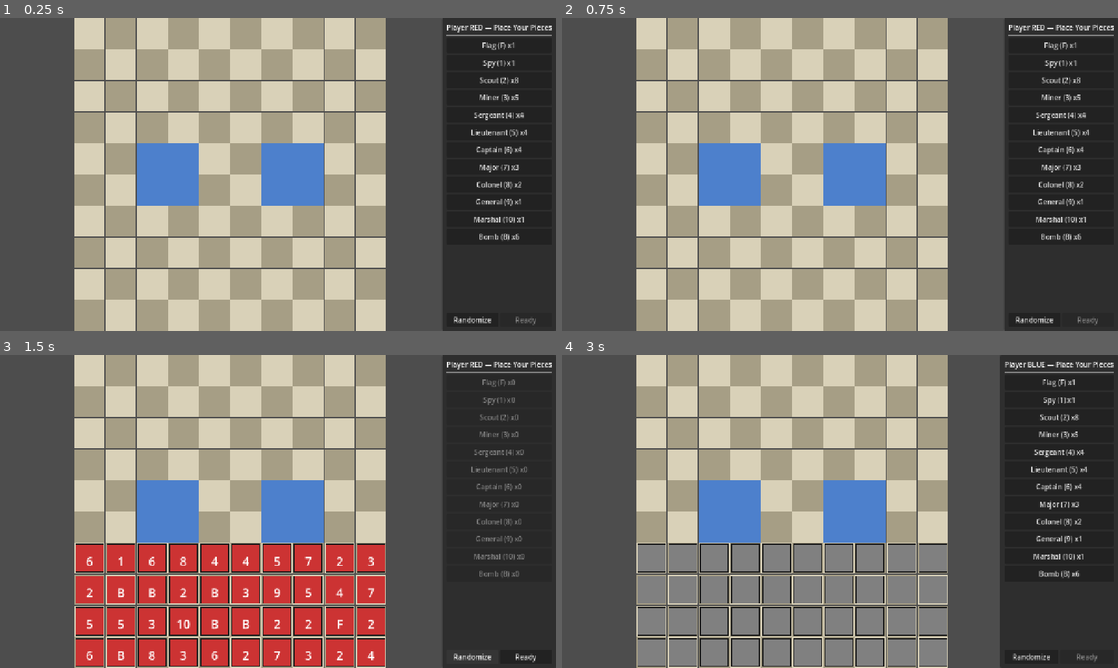
Above: before the commit, frames 1-4 (two rows, left to right).
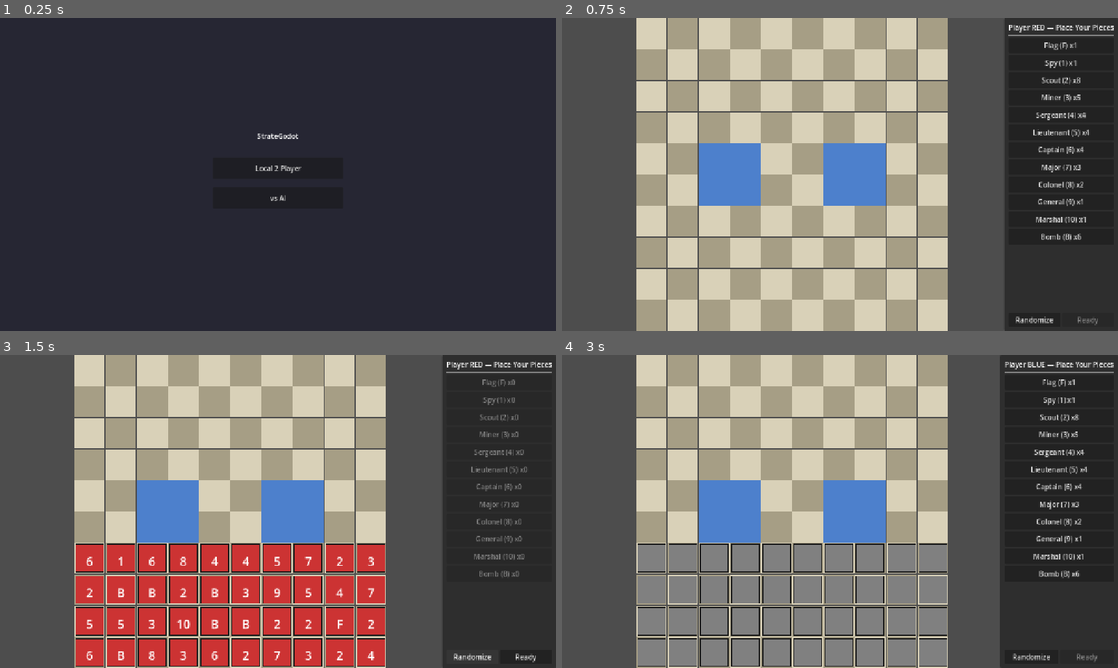
Above: after the commit, the same moments.

Repository: nathansitkoff/StrateGodot
Game: Godot game, scene res://scenes/Main.tscn
Same seed, same stepped clock (60 frames per second), same inputs: the game is played once before the commit and once after it.
Inputs (mouse positions are in pixels of both pictures, inside the frame that each line leads up to):
- Up to frame 1 (0.25 s): no input
- Up to frame 2 (0.75 s): click (840, 168) at 0.5 s, where only the run after the commit has a clickable "Local 2 Player"
- Up to frame 3 (1.5 s): click "Randomize" at 1.25 s
- Up to frame 4 (3 s): click "Ready" at 2 s; tap Enter at 2.75 s; move the mouse to (789, 511) at 2.77 s; click (789, 511) at 2.92 s

The runs differ from the first frame. In frame 1, 81% of the frame differs, in the area x 0-100%, y 0-100%; in frame 2, nothing differs; in frame 3, nothing differs; in frame 4, less than 0.1%.

Commit message:
Add Phase 4: main menu, AI opponent, and UX improvements
- Main menu with Local 2P and vs AI mode selection
- AI with template-based setup and heuristic move priorities
- Board always shows Red's perspective in AI mode
- Orange border highlights last enemy move
- Yellow dot on own pieces revealed to opponent

Co-Authored-By: Claude Opus 4.6 (1M context) <noreply@anthropic.com>

Diff:
--- a/scenes/Main.tscn
+++ b/scenes/Main.tscn
@@ -6,6 +6,7 @@
 [ext_resource type="PackedScene" path="res://scenes/TurnSwitch.tscn" id="4"]
 [ext_resource type="PackedScene" path="res://scenes/CombatPopup.tscn" id="5"]
 [ext_resource type="PackedScene" path="res://scenes/GameOver.tscn" id="6"]
+[ext_resource type="PackedScene" path="res://scenes/MainMenu.tscn" id="7"]
 
 [node name="Main" type="Control"]
 layout_mode = 3
@@ -39,3 +40,7 @@
 unique_name_in_owner = true
 layout_mode = 1
 visible = false
+
+[node name="MainMenu" parent="." instance=ExtResource("7")]
+unique_name_in_owner = true
+layout_mode = 1
--- /dev/null
+++ b/scenes/MainMenu.tscn
@@ -0,0 +1,50 @@
+[gd_scene format=3 uid="uid://menu001"]
+
+[ext_resource type="Script" path="res://scripts/ui/main_menu.gd" id="1"]
+
+[node name="MainMenu" type="ColorRect"]
+layout_mode = 3
+anchors_preset = 15
+anchor_right = 1.0
+anchor_bottom = 1.0
+grow_horizontal = 2
+grow_vertical = 2
+color = Color(0.15, 0.15, 0.2, 1)
+script = ExtResource("1")
+
+[node name="VBox" type="VBoxContainer" parent="."]
+layout_mode = 1
+anchors_preset = 8
+anchor_left = 0.5
+anchor_top = 0.5
+anchor_right = 0.5
+anchor_bottom = 0.5
+offset_left = -150
+offset_top = -100
+offset_right = 150
+offset_bottom = 100
+
+[node name="Title" type="Label" parent="VBox"]
+layout_mode = 2
+text = "StrateGodot"
+horizontal_alignment = 1
+
+[node name="Spacer" type="Control" parent="VBox"]
+layout_mode = 2
+custom_minimum_size = Vector2(0, 30)
+
+[node name="LocalButton" type="Button" parent="VBox"]
+unique_name_in_owner = true
+layout_mode = 2
+custom_minimum_size = Vector2(0, 50)
+text = "Local 2 Player"
+
+[node name="Spacer2" type="Control" parent="VBox"]
+layout_mode = 2
+custom_minimum_size = Vector2(0, 10)
+
+[node name="AIButton" type="Button" parent="VBox"]
+unique_name_in_owner = true
+layout_mode = 2
+custom_minimum_size = Vector2(0, 50)
+text = "vs AI"
--- /dev/null
+++ b/scripts/ai/ai_player.gd
@@ -0,0 +1,337 @@
+class_name AIPlayer
+extends RefCounted
+
+var team: PieceData.Team = PieceData.Team.BLUE
+var _rng: RandomNumberGenerator = RandomNumberGenerator.new()
+
+
+func _init() -> void:
+	_rng.randomize()
+
+
+func generate_setup(board_state: BoardState) -> void:
+	var valid_rows: Array[int] = board_state.get_setup_rows(team)
+	var back_row: int = valid_rows[0]
+	var second_row: int = valid_rows[1]
+	var front_rows: Array[int] = [valid_rows[2], valid_rows[3]]
+
+	# Collect all cells by row category
+	var back_cells: Array[Vector2i] = []
+	var second_cells: Array[Vector2i] = []
+	var front_cells: Array[Vector2i] = []
+	for col: int in range(BoardState.BOARD_SIZE):
+		var pos_back: Vector2i = Vector2i(col, back_row)
+		var pos_second: Vector2i = Vector2i(col, second_row)
+		if board_state.is_valid_cell(pos_back):
+			back_cells.append(pos_back)
+		if board_state.is_valid_cell(pos_second):
+			second_cells.append(pos_second)
+		for row: int in front_rows:
+			var pos_front: Vector2i = Vector2i(col, row)
+			if board_state.is_valid_cell(pos_front):
+				front_cells.append(pos_front)
+
+	back_cells.shuffle()
+	second_cells.shuffle()
+	front_cells.shuffle()
+
+	# Place flag in back row
+	var flag_pos: Vector2i = back_cells.pop_back()
+	board_state.add_piece(PieceData.Rank.FLAG, team, flag_pos)
+
+	# Place bombs around the flag (adjacent cells in back row + second row)
+	var bomb_count: int = 0
+	var bomb_positions: Array[Vector2i] = []
+	for pos: Vector2i in back_cells.duplicate():
+		if bomb_count >= 4 and abs(pos.x - flag_pos.x) > 1:
+			continue
+		if abs(pos.x - flag_pos.x) <= 1 and bomb_count < 6:
+			bomb_positions.append(pos)
+			back_cells.erase(pos)
+			bomb_count += 1
+	# Place remaining bombs in second row near flag
+	for pos: Vector2i in second_cells.duplicate():
+		if bomb_count >= 6:
+			break
+		if abs(pos.x - flag_pos.x) <= 1:
+			bomb_positions.append(pos)
+			second_cells.erase(pos)
+			bomb_count += 1
+	# Fill remaining bombs anywhere in back/second
+	var overflow_cells: Array[Vector2i] = back_cells.duplicate()
+	overflow_cells.append_array(second_cells.duplicate())
+	overflow_cells.shuffle()
+	for pos: Vector2i in overflow_cells:
+		if bomb_count >= 6:
+			break
+		if pos not in bomb_positions:
+			bomb_positions.append(pos)
+			if pos in back_cells:
+				back_cells.erase(pos)
+			elif pos in second_cells:
+				second_cells.erase(pos)
+			bomb_count += 1
+
+	for pos: Vector2i in bomb_positions:
+		board_state.add_piece(PieceData.Rank.BOMB, team, pos)
+
+	# Remaining cells pool: back + second + front
+	var remaining_cells: Array[Vector2i] = []
+	remaining_cells.append_array(back_cells)
+	remaining_cells.append_array(second_cells)
+	remaining_cells.append_array(front_cells)
+	remaining_cells.shuffle()
+
+	# Place high-value pieces in back two rows
+	var high_ranks: Array[int] = [PieceData.Rank.MARSHAL, PieceData.Rank.GENERAL]
+	var back_and_second: Array[Vector2i] = []
+	var other_cells: Array[Vector2i] = []
+	for pos: Vector2i in remaining_cells:
+		if pos.y == back_row or pos.y == second_row:
+			back_and_second.append(pos)
+		else:
+			other_cells.append(pos)
+
+	var cell_idx: int = 0
+	for rank: int in high_ranks:
+		if cell_idx < back_and_second.size():
+			board_state.add_piece(rank, team, back_and_second[cell_idx])
+			cell_idx += 1
+
+	# Scouts biased toward front rows
+	var scout_cells: Array[Vector2i] = []
+	scout_cells.append_array(other_cells)
+	for i: int in range(cell_idx, back_and_second.size()):
+		scout_cells.append(back_and_second[i])
+	scout_cells.shuffle()
+	# Move front cells to the beginning for scouts
+	var front_first: Array[Vector2i] = []
+	var back_rest: Array[Vector2i] = []
+	for pos: Vector2i in scout_cells:
+		if pos.y in front_rows:
+			front_first.append(pos)
+		else:
+			back_rest.append(pos)
+	var ordered_cells: Array[Vector2i] = []
+	ordered_cells.append_array(front_first)
+	ordered_cells.append_array(back_rest)
+
+	# Place scouts first (8 of them, preferring front)
+	var placed: int = 0
+	var scout_count: int = PieceData.get_count(PieceData.Rank.SCOUT)
+	var used_positions: Array[Vector2i] = []
+	for pos: Vector2i in ordered_cells:
+		if placed >= scout_count:
+			break
+		board_state.add_piece(PieceData.Rank.SCOUT, team, pos)
+		used_positions.append(pos)
+		placed += 1
+
+	# Remaining pieces in remaining cells
+	var final_cells: Array[Vector2i] = []
+	for pos: Vector2i in ordered_cells:
+		if pos not in used_positions:
+			final_cells.append(pos)
+	final_cells.shuffle()
+
+	var remaining_ranks: Array[int] = [
+		PieceData.Rank.SPY,
+		PieceData.Rank.MINER, PieceData.Rank.MINER, PieceData.Rank.MINER, PieceData.Rank.MINER, PieceData.Rank.MINER,
+		PieceData.Rank.SERGEANT, PieceData.Rank.SERGEANT, PieceData.Rank.SERGEANT, PieceData.Rank.SERGEANT,
+		PieceData.Rank.LIEUTENANT, PieceData.Rank.LIEUTENANT, PieceData.Rank.LIEUTENANT, PieceData.Rank.LIEUTENANT,
+		PieceData.Rank.CAPTAIN, PieceData.Rank.CAPTAIN, PieceData.Rank.CAPTAIN, PieceData.Rank.CAPTAIN,
+		PieceData.Rank.MAJOR, PieceData.Rank.MAJOR, PieceData.Rank.MAJOR,
+		PieceData.Rank.COLONEL, PieceData.Rank.COLONEL,
+	]
+
+	for i: int in range(min(remaining_ranks.size(), final_cells.size())):
+		board_state.add_piece(remaining_ranks[i], team, final_cells[i])
+
+
+func choose_move(board_state: BoardState) -> Dictionary:
+	# Returns { "from": Vector2i, "to": Vector2i }
+	var my_pieces: Array[int] = board_state.get_team_pieces(team)
+	var enemy_team: PieceData.Team = PieceData.Team.RED if team == PieceData.Team.BLUE else PieceData.Team.BLUE
+
+	# 1. Capture known flag
+	var flag_move: Dictionary = _find_flag_capture(board_state, my_pieces)
+	if flag_move.size() > 0:
+		return flag_move
+
+	# 2. Win obvious attacks against revealed enemies
+	var winning_attack: Dictionary = _find_winning_attack(board_state, my_pieces)
+	if winning_attack.size() > 0:
+		return winning_attack
+
+	# 3. Retreat revealed pieces from danger
+	var retreat: Dictionary = _find_retreat(board_state, my_pieces, enemy_team)
+	if retreat.size() > 0:
+		return retreat
+
+	# 4. Probe with scouts
+	var probe: Dictionary = _find_scout_probe(board_state, my_pieces, enemy_team)
+	if probe.size() > 0:
+		return probe
+
+	# 5. Advance forward
+	var advance: Dictionary = _find_advance(board_state, my_pieces)
+	if advance.size() > 0:
+		return advance
+
+	# 6. Random fallback
+	return _find_random_move(board_state, my_pieces)
+
+
+func _find_flag_capture(board_state: BoardState, my_pieces: Array[int]) -> Dictionary:
+	for piece_id: int in my_pieces:
+		var piece: Dictionary = board_state.pieces[piece_id]
+		if not PieceData.can_move(piece["rank"]):
+			continue
+		var moves: Array[Vector2i] = board_state.get_valid_moves(piece_id)
+		for target_pos: Vector2i in moves:
+			var target_id: int = board_state.get_piece_at(target_pos)
+			if target_id != -1:
+				var target: Dictionary = board_state.pieces[target_id]
+				if target["revealed"] and target["rank"] == PieceData.Rank.FLAG:
+					return { "from": piece["pos"], "to": target_pos }
+	return {}
+
+
+func _find_winning_attack(board_state: BoardState, my_pieces: Array[int]) -> Dictionary:
+	var best_move: Dictionary = {}
+	var best_value: int = -1
+
+	for piece_id: int in my_pieces:
+		var piece: Dictionary = board_state.pieces[piece_id]
+		if not PieceData.can_move(piece["rank"]):
+			continue
+		var moves: Array[Vector2i] = board_state.get_valid_moves(piece_id)
+		for target_pos: Vector2i in moves:
+			var target_id: int = board_state.get_piece_at(target_pos)
+			if target_id == -1:
+				continue
+			var target: Dictionary = board_state.pieces[target_id]
+			if not target["revealed"]:
+				continue
+			var result: Combat.Result = Combat.resolve(piece["rank"], target["rank"])
+			if result == Combat.Result.ATTACKER_WINS:
+				# Prefer capturing higher-value targets
+				var value: int = target["rank"] as int
+				if value > best_value:
+					best_value = value
+					best_move = { "from": piece["pos"], "to": target_pos }
+
+	return best_move
+
+
+func _find_retreat(board_state: BoardState, my_pieces: Array[int], enemy_team: PieceData.Team) -> Dictionary:
+	var directions: Array[Vector2i] = [
+		Vector2i(0, -1), Vector2i(0, 1), Vector2i(-1, 0), Vector2i(1, 0),
+	]
+
+	for piece_id: int in my_pieces:
+		var piece: Dictionary = board_state.pieces[piece_id]
+		if not piece["revealed"] or not PieceData.can_move(piece["rank"]):
+			continue
+		# Check if threatened by adjacent stronger revealed enemy
+		var threatened: bool = false
+		for dir: Vector2i in directions:
+			var adj: Vector2i = piece["pos"] + dir
+			var adj_id: int = board_state.get_piece_at(adj)
+			if adj_id != -1:
+				var adj_piece: Dictionary = board_state.pieces[adj_id]
+				if adj_piece["team"] == enemy_team and adj_piece["revealed"]:
+					var result: Combat.Result = Combat.resolve(adj_piece["rank"], piece["rank"])
+					if result == Combat.Result.ATTACKER_WINS:
+						threatened = true
+						break
+
+		if threatened:
+			var moves: Array[Vector2i] = board_state.get_valid_moves(piece_id)
+			# Find a safe retreat square
+			for move: Vector2i in moves:
+				if board_state.get_piece_at(move) != -1:
+					continue
+				var safe: bool = true
+				for dir: Vector2i in directions:
+					var check: Vector2i = move + dir
+					var check_id: int = board_state.get_piece_at(check)
+					if check_id != -1:
+						var check_piece: Dictionary = board_state.pieces[check_id]
+						if check_piece["team"] == enemy_team and check_piece["revealed"]:
+							var result: Combat.Result = Combat.resolve(check_piece["rank"], piece["rank"])
+							if result == Combat.Result.ATTACKER_WINS:
+								safe = false
+								break
+				if safe:
+					return { "from": piece["pos"], "to": move }
+
+	return {}
+
+
+func _find_scout_probe(board_state: BoardState, my_pieces: Array[int], enemy_team: PieceData.Team) -> Dictionary:
+	var forward_dir: int = 1 if team == PieceData.Team.BLUE else -1
+	var candidates: Array[Dictionary] = []
+
+	for piece_id: int in my_pieces:
+		var piece: Dictionary = board_state.pieces[piece_id]
+		if piece["rank"] != PieceData.Rank.SCOUT:
+			continue
+		var moves: Array[Vector2i] = board_state.get_valid_moves(piece_id)
+		for target_pos: Vector2i in moves:
+			var target_id: int = board_state.get_piece_at(target_pos)
+			# Attack unrevealed enemies
+			if target_id != -1:
+				var target: Dictionary = board_state.pieces[target_id]
+				if target["team"] == enemy_team and not target["revealed"]:
+					candidates.append({ "from": piece["pos"], "to": target_pos, "priority": 2 })
+			# Or move forward
+			elif (target_pos.y - piece["pos"].y) * forward_dir > 0:
+				candidates.append({ "from": piece["pos"], "to": target_pos, "priority": 1 })
+
+	if candidates.size() > 0:
+		# Prefer attacking over just moving
+		candidates.sort_custom(func(a: Dictionary, b: Dictionary) -> bool: return a["priority"] > b["priority"])
+		return { "from": candidates[0]["from"], "to": candidates[0]["to"] }
+
+	return {}
+
+
+func _find_advance(board_state: BoardState, my_pieces: Array[int]) -> Dictionary:
+	var forward_dir: int = 1 if team == PieceData.Team.BLUE else -1
+	var candidates: Array[Dictionary] = []
+
+	for piece_id: int in my_pieces:
+		var piece: Dictionary = board_state.pieces[piece_id]
+		if not PieceData.can_move(piece["rank"]):
+			continue
+		# Skip high-value pieces from advancing aggressively
+		if piece["rank"] == PieceData.Rank.MARSHAL or piece["rank"] == PieceData.Rank.GENERAL:
+			continue
+		var moves: Array[Vector2i] = board_state.get_valid_moves(piece_id)
+		for target_pos: Vector2i in moves:
+			if board_state.get_piece_at(target_pos) != -1:
+				continue
+			if (target_pos.y - piece["pos"].y) * forward_dir > 0:
+				candidates.append({ "from": piece["pos"], "to": target_pos })
+
+	if candidates.size() > 0:
+		return candidates[_rng.randi_range(0, candidates.size() - 1)]
+
+	return {}
+
+
+func _find_random_move(board_state: BoardState, my_pieces: Array[int]) -> Dictionary:
+	var all_moves: Array[Dictionary] = []
+	for piece_id: int in my_pieces:
+		var piece: Dictionary = board_state.pieces[piece_id]
+		if not PieceData.can_move(piece["rank"]):
+			continue
+		var moves: Array[Vector2i] = board_state.get_valid_moves(piece_id)
+		for target_pos: Vector2i in moves:
+			all_moves.append({ "from": piece["pos"], "to": target_pos })
+
+	if all_moves.size() > 0:
+		return all_moves[_rng.randi_range(0, all_moves.size() - 1)]
+
+	return {}
--- a/scripts/autoloads/game_manager.gd
+++ b/scripts/autoloads/game_manager.gd
@@ -23,6 +23,9 @@
 var game_mode: GameMode = GameMode.LOCAL_2P
 var board_state: BoardState = BoardState.new()
 var winner: PieceData.Team = PieceData.Team.RED
+var last_move_from: Vector2i = Vector2i(-1, -1)
+var last_move_to: Vector2i = Vector2i(-1, -1)
+var last_move_team: PieceData.Team = PieceData.Team.RED
 var captured_pieces: Dictionary = {
 	PieceData.Team.RED: [] as Array[PieceData.Rank],
 	PieceData.Team.BLUE: [] as Array[PieceData.Rank],
@@ -51,6 +54,10 @@
 	var piece_id: int = board_state.get_piece_at(from)
 	if piece_id == -1:
 		return
+
+	last_move_from = from
+	last_move_to = to
+	last_move_team = current_team
 
 	var target_id: int = board_state.get_piece_at(to)
 
--- a/scripts/board/board.gd
+++ b/scripts/board/board.gd
@@ -12,12 +12,14 @@
 	"red_piece": Color(0.8, 0.2, 0.2),
 	"blue_piece": Color(0.2, 0.3, 0.8),
 	"hidden_piece": Color(0.5, 0.5, 0.5),
+	"last_move": Color(1.0, 0.5, 0.0),
 }
 
 var cell_size: float = 60.0
 var board_offset: Vector2 = Vector2.ZERO
 var selected_piece_id: int = -1
 var valid_moves: Array[Vector2i] = []
+var last_enemy_move: Vector2i = Vector2i(-1, -1)
 
 
 func _ready() -> void:
@@ -62,6 +64,10 @@
 			if pos in valid_moves:
 				draw_rect(rect, BOARD_COLORS["highlight"])
 
+			# Highlight last enemy move with thick border
+			if pos == last_enemy_move:
+				draw_rect(rect.grow(-4.0), BOARD_COLORS["last_move"], false, 8.0)
+
 			# Draw grid lines
 			draw_rect(rect, Color(0.3, 0.3, 0.3), false, 1.0)
 
@@ -76,6 +82,9 @@
 		GameManager.GamePhase.SETUP_BLUE:
 			return PieceData.Team.BLUE
 		_:
+			# In AI mode, human is always Red
+			if GameManager.game_mode == GameManager.GameMode.VS_AI:
+				return PieceData.Team.RED
 			return GameManager.current_team
 
 
@@ -169,4 +178,10 @@
 
 
 func refresh() -> void:
+	# Show last enemy move highlight if the last move was from the other team
+	var viewing: PieceData.Team = _get_viewing_team()
+	if GameManager.last_move_team != viewing and GameManager.last_move_to != Vector2i(-1, -1):
+		last_enemy_move = GameManager.last_move_to
+	else:
+		last_enemy_move = Vector2i(-1, -1)
 	queue_redraw()
--- /dev/null
+++ b/scripts/ui/main_menu.gd
@@ -0,0 +1,17 @@
+extends ColorRect
+
+signal mode_selected(mode: GameManager.GameMode)
+
+@onready var local_button: Button = %LocalButton
+@onready var ai_button: Button = %AIButton
+
+
+func _ready() -> void:
+	local_button.pressed.connect(func() -> void:
+		visible = false
+		mode_selected.emit(GameManager.GameMode.LOCAL_2P)
+	)
+	ai_button.pressed.connect(func() -> void:
+		visible = false
+		mode_selected.emit(GameManager.GameMode.VS_AI)
+	)
--- a/scripts/ui/main_scene.gd
+++ b/scripts/ui/main_scene.gd
@@ -5,13 +5,17 @@
 @onready var turn_switch: ColorRect = %TurnSwitch
 @onready var combat_popup: ColorRect = %CombatPopup
 @onready var game_over: ColorRect = %GameOver
+@onready var main_menu: ColorRect = %MainMenu
 
 var play_controller: Node
+var ai_player: AIPlayer
 
 # Store combat info to show popup after turn switch
 var _pending_combat: Dictionary = {}
 var _waiting_for_combat_ack: bool = false
 var _game_over_pending: bool = false
+
+const AI_MOVE_DELAY: float = 0.5
 
 
 func _ready() -> void:
@@ -23,6 +27,7 @@
 	turn_switch.acknowledged.connect(_on_turn_switch_acknowledged)
 	combat_popup.closed.connect(_on_combat_popup_closed)
 	game_over.play_again_pressed.connect(_on_play_again)
+	main_menu.mode_selected.connect(_on_mode_selected)
 
 	# Create play controller
 	play_controller = Node.new()
@@ -30,8 +35,14 @@
 	add_child(play_controller)
 	play_controller.setup(board)
 
-	# Start game
-	GameManager.start_game(GameManager.GameMode.LOCAL_2P)
+
+func _on_mode_selected(mode: GameManager.GameMode) -> void:
+	if mode == GameManager.GameMode.VS_AI:
+		ai_player = AIPlayer.new()
+		ai_player.team = PieceData.Team.BLUE
+	else:
+		ai_player = null
+	GameManager.start_game(mode)
 
 
 func _on_phase_changed(phase: GameManager.GamePhase) -> void:
@@ -39,8 +50,13 @@
 		GameManager.GamePhase.SETUP_RED:
 			setup_phase.start_setup(PieceData.Team.RED)
 		GameManager.GamePhase.SETUP_BLUE:
-			# Show turn switch between Red setup and Blue setup
-			turn_switch.show_turn(PieceData.Team.BLUE)
+			if _is_ai_team(PieceData.Team.BLUE):
+				# AI places pieces automatically
+				ai_player.generate_setup(GameManager.board_state)
+				board.refresh()
+				GameManager.finish_setup(PieceData.Team.BLUE)
+			else:
+				turn_switch.show_turn(PieceData.Team.BLUE)
 		GameManager.GamePhase.PLAY:
 			setup_phase.visible = false
 			board.refresh()
@@ -54,8 +70,20 @@
 
 func _on_turn_changed(team: PieceData.Team) -> void:
 	board.clear_selection()
-	if GameManager.game_mode == GameManager.GameMode.LOCAL_2P:
-		# Show combat popup first if there was combat, then turn switch
+
+	if _is_ai_team(team):
+		# Show combat popup for player's attack first, then AI moves
+		if _pending_combat.size() > 0:
+			_waiting_for_combat_ack = true
+			combat_popup.show_result(
+				_pending_combat["atk_rank"],
+				_pending_combat["def_rank"],
+				_pending_combat["atk_team"],
+				_pending_combat["result"],
+			)
+		else:
+			_schedule_ai_move()
+	elif GameManager.game_mode == GameManager.GameMode.LOCAL_2P:
 		if _pending_combat.size() > 0:
 			_waiting_for_combat_ack = true
 			combat_popup.show_result(
@@ -66,6 +94,17 @@
 			)
 		else:
 			turn_switch.show_turn(team)
+	elif GameManager.game_mode == GameManager.GameMode.VS_AI:
+		# AI just moved, show combat result if any, then player's turn
+		if _pending_combat.size() > 0:
+			combat_popup.show_result(
+				_pending_combat["atk_rank"],
+				_pending_combat["def_rank"],
+				_pending_combat["atk_team"],
+				_pending_combat["result"],
+			)
+		else:
+			board.refresh()
 
 
 func _on_combat_occurred(combat_info: Dictionary) -> void:
@@ -75,7 +114,6 @@
 func _on_game_ended(winner: PieceData.Team) -> void:
 	board.refresh()
 	if _pending_combat.size() > 0:
-		# Show combat result first, then game over on close
 		_waiting_for_combat_ack = false
 		combat_popup.show_result(
 			_pending_combat["atk_rank"],
@@ -84,14 +122,12 @@
 			_pending_combat["result"],
 		)
 		_pending_combat.clear()
-		# Game over will show after combat popup is closed
 		_game_over_pending = true
 	else:
 		game_over.show_winner(winner)
 
 
 func _on_turn_switch_acknowledged() -> void:
-	# If this was between setups, start the next setup
 	if GameManager.current_phase == GameManager.GamePhase.SETUP_BLUE:
 		setup_phase.start_setup(PieceData.Team.BLUE)
 	else:
@@ -105,10 +141,37 @@
 		game_over.show_winner(GameManager.winner)
 	elif _waiting_for_combat_ack:
 		_waiting_for_combat_ack = false
-		turn_switch.show_turn(GameManager.current_team)
+		if _is_ai_team(GameManager.current_team):
+			_schedule_ai_move()
+		else:
+			if GameManager.game_mode == GameManager.GameMode.LOCAL_2P:
+				turn_switch.show_turn(GameManager.current_team)
+			else:
+				board.refresh()
 	else:
 		board.refresh()
 
 
 func _on_play_again() -> void:
-	GameManager.start_game(GameManager.game_mode)
+	main_menu.visible = true
+
+
+func _is_ai_team(team: PieceData.Team) -> bool:
+	return ai_player != null and team == ai_player.team
+
+
+func _schedule_ai_move() -> void:
+	board.refresh()
+	get_tree().create_timer(AI_MOVE_DELAY).timeout.connect(_execute_ai_move)
+
+
+func _execute_ai_move() -> void:
+	if GameManager.current_phase != GameManager.GamePhase.PLAY:
+		return
+	if not _is_ai_team(GameManager.current_team):
+		return
+
+	var move: Dictionary = ai_player.choose_move(GameManager.board_state)
+	if move.size() > 0:
+		GameManager.execute_move(move["from"], move["to"])
+		board.refresh()
Not shown: 1 places in scenes/Main.tscn that only renumber resources
Not shown, added: scripts/ai/ai_player.gd.uid
Not shown, added: scripts/ui/main_menu.gd.uid
